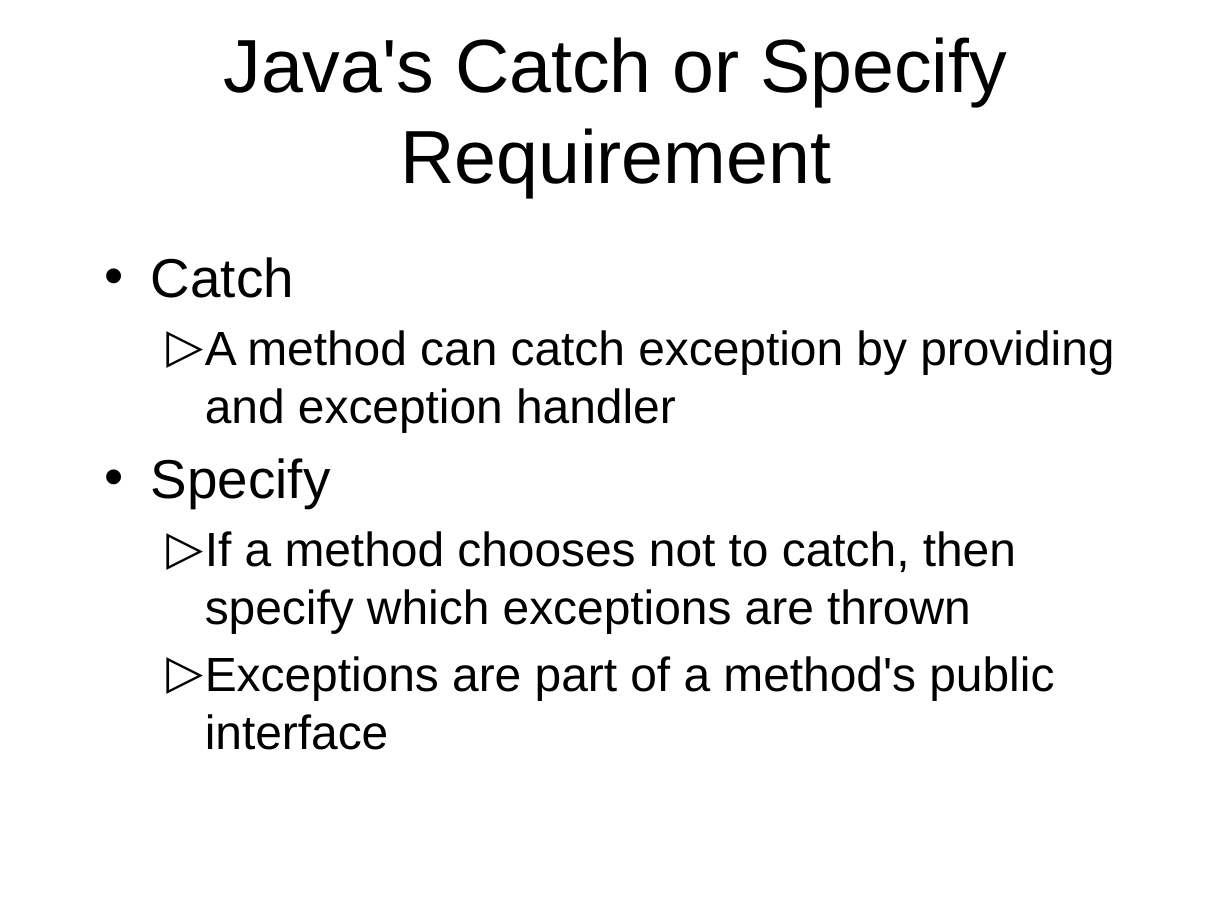
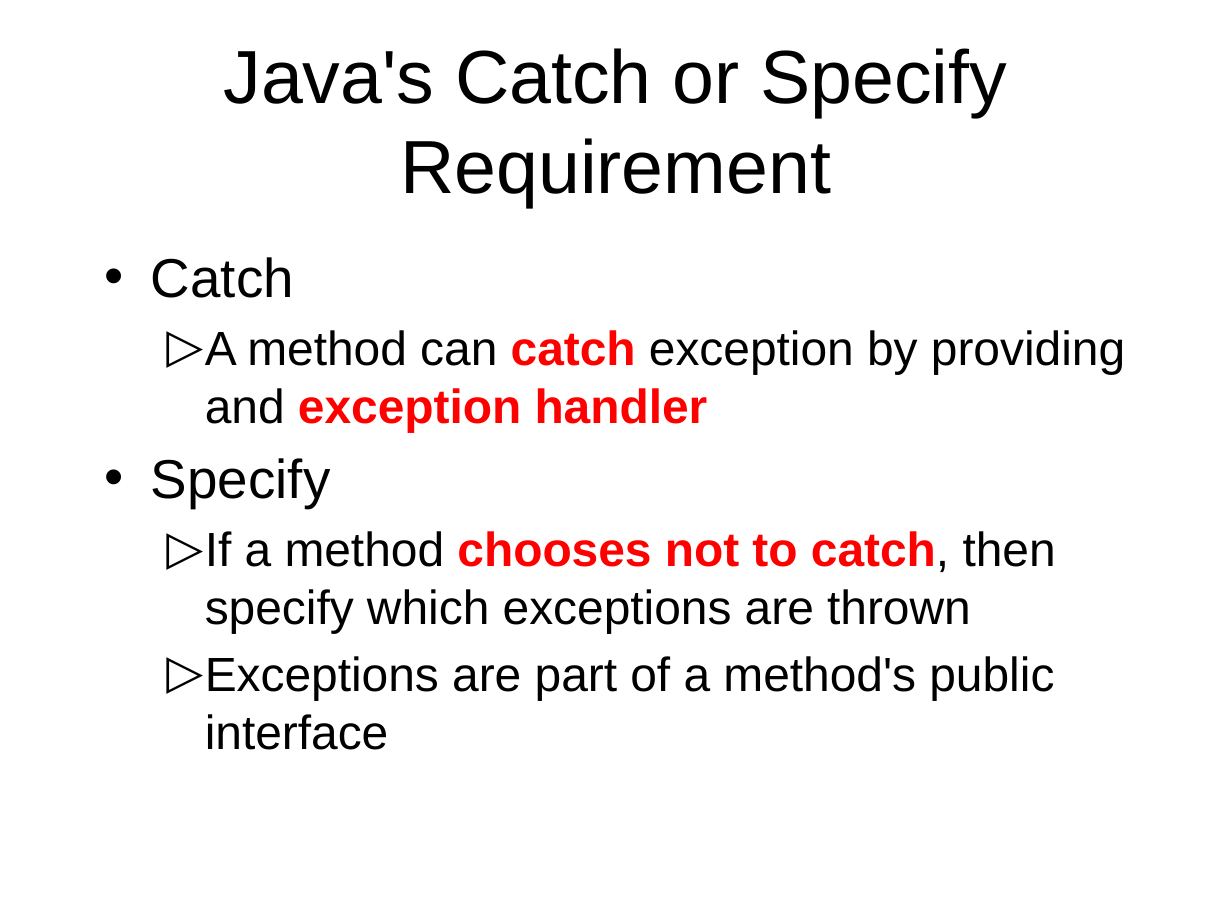
Before and after one commit to octaviordz/zjnu2017.github.io, a slide deck: slide 17 of OOP/lectures/060--Internal.Classes.and.Exceptions.pptx (slide 16 before the commit). Drawn at 1232x924 pixels with LibreOffice and Linux fonts; fonts in the diff are those of the drawing. Boxes give left, top, right and bottom in pixels: in the first picture for what was removed or moved away, otherwise in the second. Text is boxed around its words. In the diff, an @@ line names an element or a change of style, - is before the commit and + after.

```diff
--- a/OOP/lectures/060--Internal.Classes.and.Exceptions.pptx
+++ b/OOP/lectures/060--Internal.Classes.and.Exceptions.pptx
@@ title "Java's Catch or Specify Requirement": place and size @@
-title "Java's Catch or Specify Requirement" at [224,37,1007,197]
+title "Java's Catch or Specify Requirement" at [224,48,1007,207]
@@ text at [205,330,1125,633]: text colour #000000 to #FF0000, bold on in "catch exception handler", "chooses not to catch," @@
```
Also in this commit, not shown: 24 other slides changed, 1 slide added, 2 other files.
